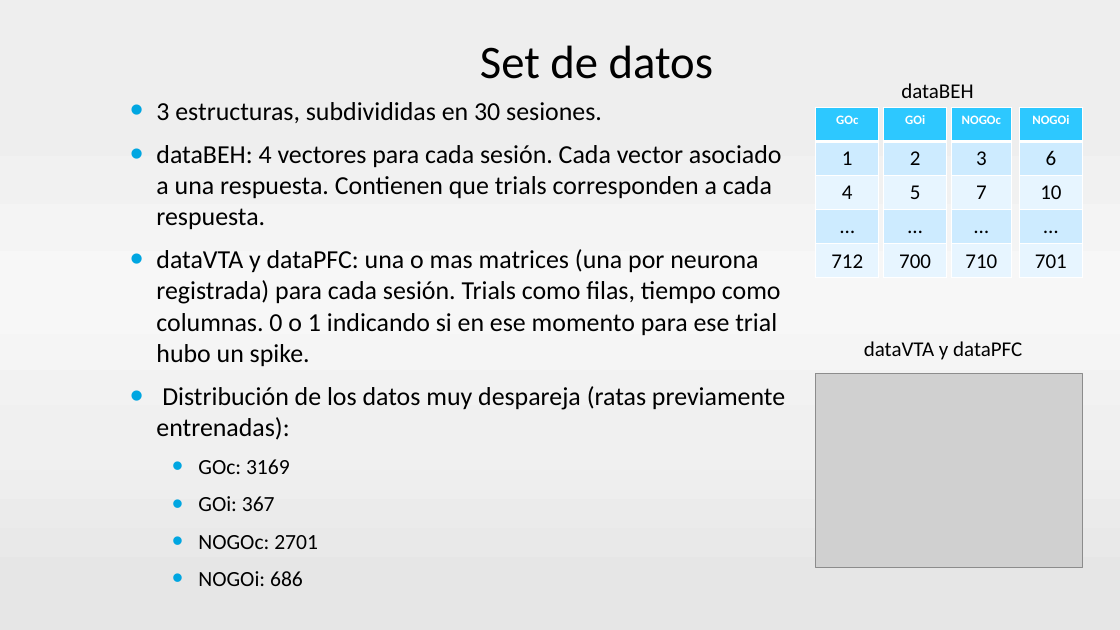
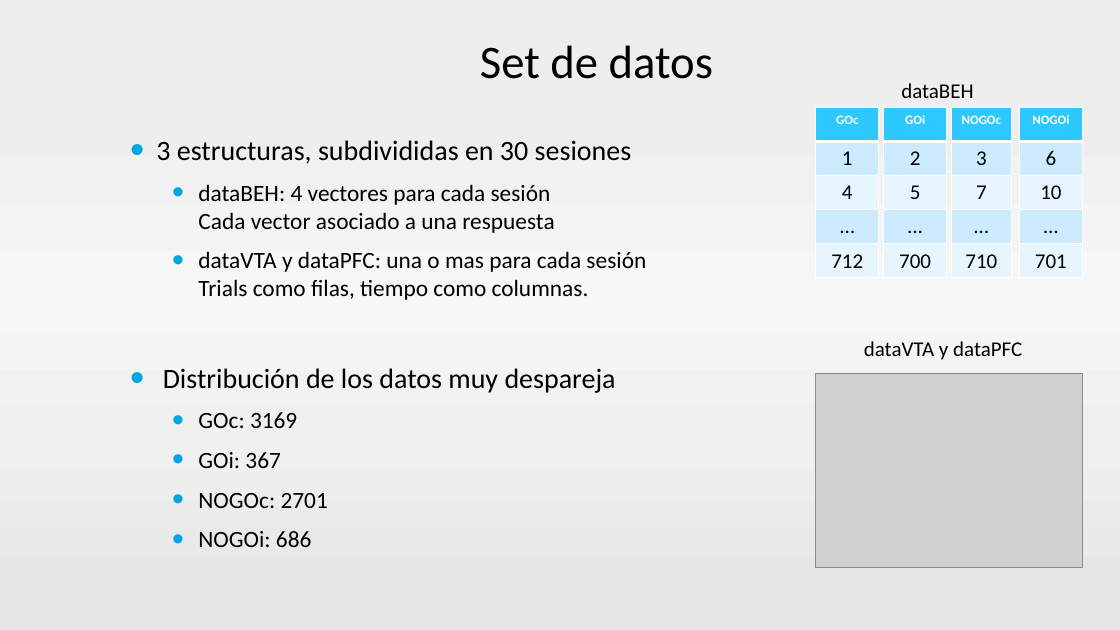
Before and after one commit to neozero86/tesis-megea, a slide deck: slide 6 of Presentacion/PresentacionTesis v2.pptx (slide 7 before the commit). Drawn at 1120x630 pixels with LibreOffice and Linux fonts; fonts in the diff are those of the drawing; grey boxes stand for pictures; background and template pictures are left out. Boxes give left, top, right and bottom in pixels: in the first picture for what was removed or moved away, otherwise in the second. Text is boxed around its words. In the diff, an @@ line names an element or a change of style, - is before the commit and + after.

```diff
--- a/Presentacion/PresentacionTesis v2.pptx
+++ b/Presentacion/PresentacionTesis v2.pptx
@@ text at bbox=[156, 140, 646, 393]: text changed; size 22.2 to 20 pt @@
-• 3 estructuras, subdivididas en 30 sesiones.
-• dataBEH: 4 vectores para cada sesión. Cada vector asociado a una respuesta. Contienen que trials corresponden a cada respuesta.
-• dataVTA y dataPFC: una o mas matrices (una por neurona registrada) para cada sesión. Trials como filas, tiempo como columnas. 0 o 1 indicando si en ese momento para ese trial hubo un spike.
-• Distribución de los datos muy despareja (ratas previamente entrenadas):
+• 3 estructuras, subdivididas en 30 sesiones
+  • dataBEH: 4 vectores para cada sesión
+    Cada vector asociado a una respuesta
+  • dataVTA y dataPFC: una o mas para cada sesión
+    Trials como filas, tiempo como columnas.
+• Distribución de los datos muy despareja
@@ text at bbox=[198, 412, 328, 547]: size 18.5 to 20 pt in "GOc: 3169", "GOi: 367", "NOGOc: 2701", "NOGOi: 686" @@
```
Also in this commit, not shown: 26 other slides changed, 1 slide added, 2 slides removed.
